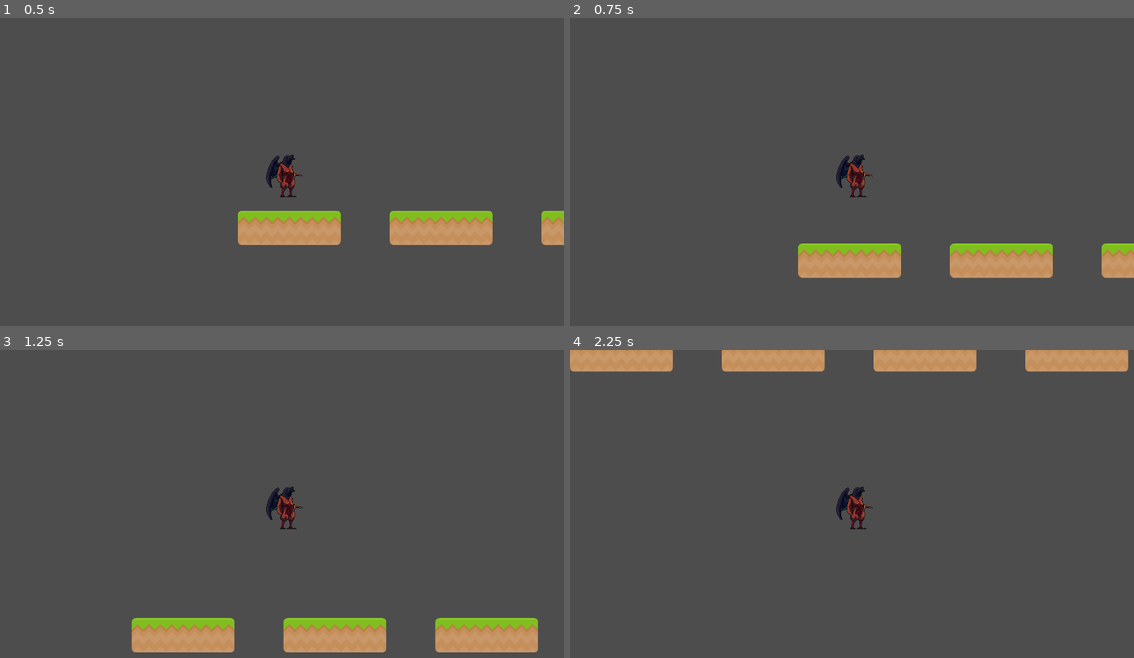
Above: before the commit, frames 1-4 (two rows, left to right).
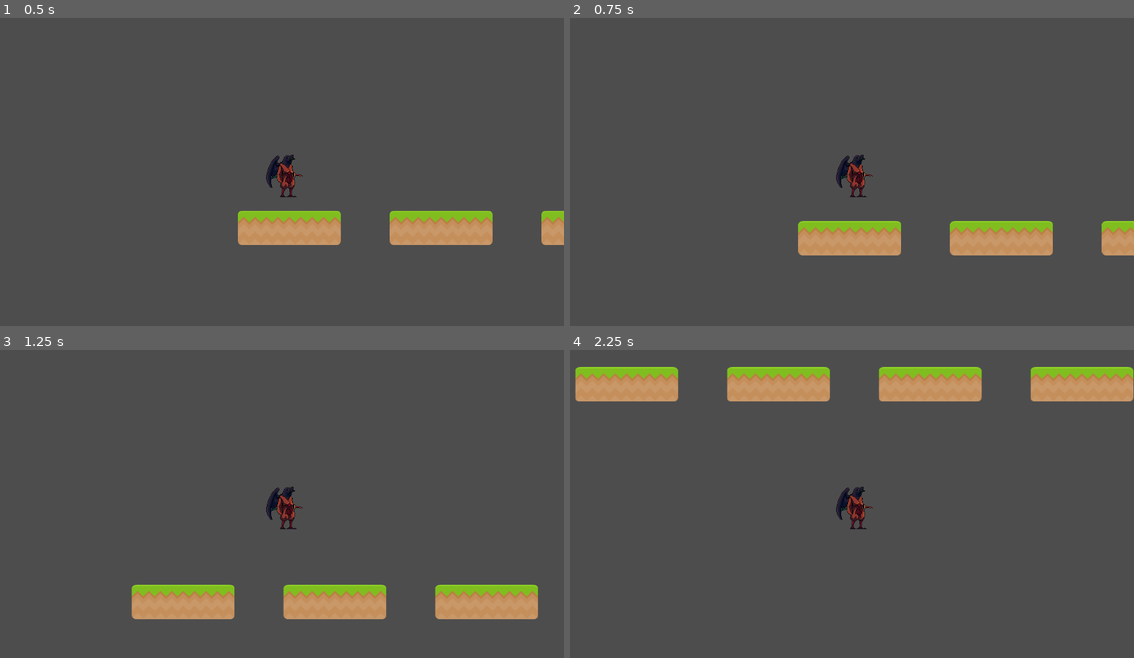
Above: after the commit, the same moments.

Repository: Neolanco/samurai-game
Game: Godot game, scene res://main.tscn
The game is run twice, just before and just after one commit, with the same random seed, the same clock (stepped at 60 frames per second) and the same inputs.
Inputs:
- Up to frame 1 (0.5 s): no input
- Up to frame 2 (0.75 s): tap Enter (ui_accept) at 0.5 s; hold Right (ui_right) from 0.53 s (still down); hold Space from 0.53 s (still down)
- Up to frame 3 (1.25 s): keep holding Right (ui_right); keep holding Space; tap Enter (ui_accept) at 0.77 s
- Up to frame 4 (2.25 s): release Space at 1.28 s; tap Shift at 1.35 s; tap Enter (ui_accept) at 1.52 s; release Right (ui_right) at 2.03 s; hold Left (ui_left) from 2.03 s (still down); hold Q from 2.03 s (still down)

Frame 1 is identical in both runs. In frame 2, 7.7% of the frame differs, in the area x 40-100%, y 65-85%; in frame 3, 12%; in frame 4, 12%, in the area x 0-100%, y 0-17%.

Commit message:
added long jump

Diff:
--- a/player_1.gd
+++ b/player_1.gd
@@ -4,7 +4,8 @@
 const Game = preload("res://src/game.gd")
 # some consts
 const ACCELERATION = 30.0
-const JUMP_VELOCITY = -600.0
+const JUMP_VELOCITY = -300.0
+const AIR_JUMP_VELOCITY = -10.0
 const MAX_VELOCITY = Vector2(500, 1000)
 const SLIDE = 0.7 # between 0 and 1
 const GRAVITY = 1000
@@ -44,8 +45,11 @@
 		velocity.x += move.x * (ACCELERATION ** 2) * delta
 
 func add_move_y(move, delta):
-	if is_on_floor() && move.y == -1:
-		velocity.y += JUMP_VELOCITY
+	if move.y == -1:
+		if is_on_floor():
+			velocity.y += JUMP_VELOCITY
+		else:
+			velocity.y += AIR_JUMP_VELOCITY
 
 func _physics_process(delta):
 	var move = read_user_input()
Not shown, changed: .gitignore
